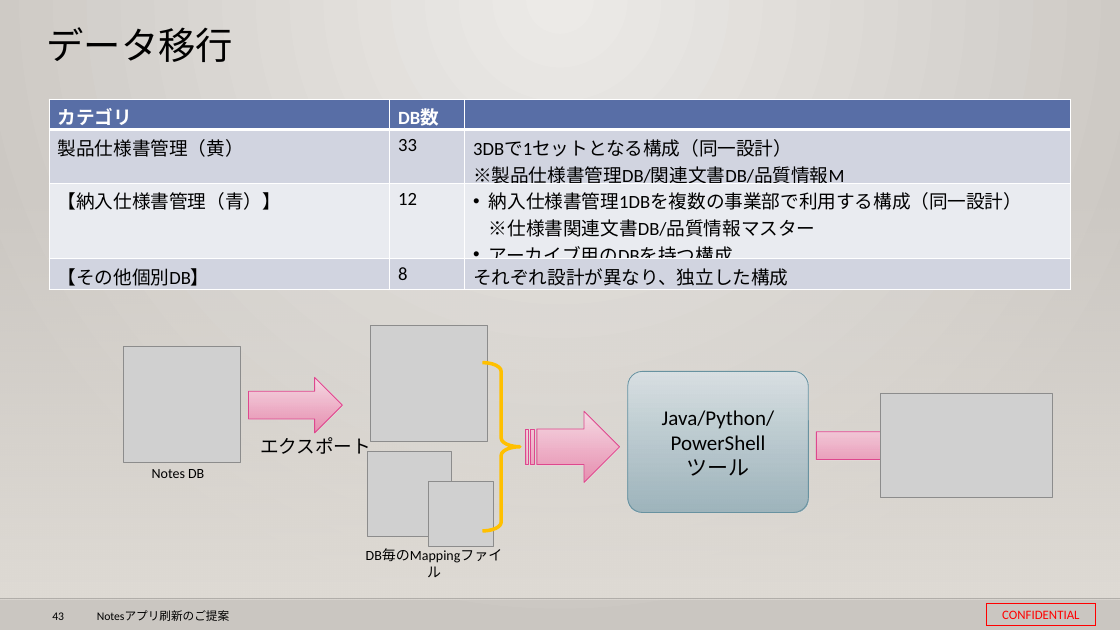
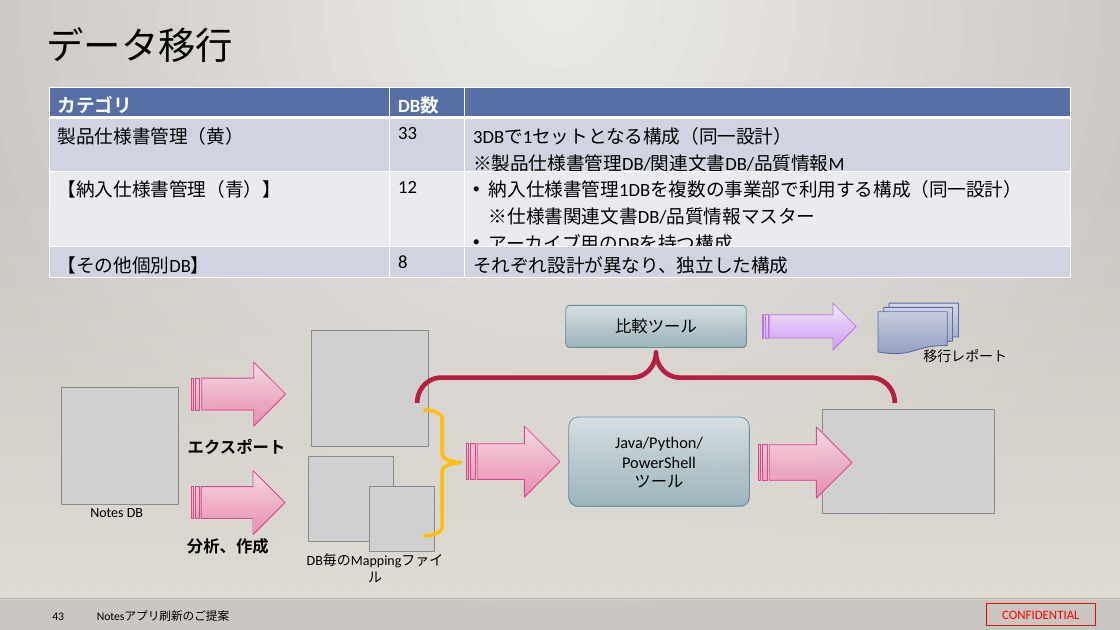
Before and after one commit to 0494938/Notes--CMS-Online, a slide deck: slide 43 of Notesアプリ刷新プロジェクト提案見積もり.pptx. Drawn at 1120x630 pixels with LibreOffice and Linux fonts; fonts in the diff are those of the drawing; grey boxes stand for pictures; background and template pictures are left out. Boxes give left, top, right and bottom in pixels: in the first picture for what was removed or moved away, otherwise in the second. Text is boxed around its words. In the diff, an @@ line names an element or a change of style, - is before the commit and + after.

```diff
--- a/Notesアプリ刷新プロジェクト提案見積もり.pptx
+++ b/Notesアプリ刷新プロジェクト提案見積もり.pptx
@@ table: place and size @@
-table at [50,99,1070,294]
+table at [50,87,1070,282]
@@ rounded rectangle added at [565,306,746,348], fill gradient #D9E1E4 to #9AB2BC, outline #6892A0 0.75 pt, 14 pt, text #000000 @@
+比較ツール
@@ striped right arrow added at [763,303,857,350], fill gradient #F4EAFD to #CE9CF7, outline #BC72F0 0.75 pt @@
@@ flow chart multidocument added at [878,303,959,354], fill gradient #D6D9E5 to #929DC0, outline #586EA6 0.75 pt @@
@@ right brace added at [417,352,895,403], outline #B71E42 4 pt @@
@@ text added at [923,348,1007,362], 12 pt, text #000000 @@
+移行レポート
@@ picture: place and size @@
-picture at [124,346,240,463]
+picture at [61,388,178,505]
@@ striped right arrow added at [192,362,286,426], fill gradient #F7DCE5 to #EA8AAE, outline #DE478E 0.75 pt @@
@@ right arrow removed at [249,377,343,433] @@
@@ right brace: place and size @@
-right brace at [482,363,520,531]
+right brace at [423,410,461,536]
@@ right brace at [423,410,461,536]: proportions changed @@
@@ rounded rectangle "Java/Python/PowerShell": place and size @@
-rounded rectangle "Java/Python/PowerShell" at [628,371,808,513]
+rounded rectangle "Java/Python/PowerShell" at [569,417,749,506]
@@ rounded rectangle "Java/Python/PowerShell" at [569,417,749,506]: size 18 to 14 pt @@
@@ right arrow removed at [817,418,911,473] @@
@@ picture: place and size @@
-picture at [881,394,1053,497]
+picture at [823,410,995,513]
@@ text "エクスポート": place and size @@
-text "エクスポート" at [260,434,371,459]
+text "エクスポート" at [188,439,286,454]
@@ text "エクスポート" at [188,439,286,454]: size 16 to 14 pt, bold on @@
@@ striped right arrow: place and size @@
-striped right arrow at [526,412,620,483]
+striped right arrow at [466,426,560,497]
@@ striped right arrow added at [759,427,853,498], fill gradient #F7DCE5 to #EA8AAE, outline #DE478E 0.75 pt @@
@@ striped right arrow added at [192,471,286,534], fill gradient #F7DCE5 to #EA8AAE, outline #DE478E 0.75 pt @@
@@ text "Notes DB": place and size @@
-text "Notes DB" at [152,469,204,478]
+text "Notes DB" at [90,508,143,517]
@@ text "Notes DB" at [90,508,143,517]: alignment left to centre @@
@@ text added at [187,538,269,554], 14 pt, text #000000, bold @@
+分析、作成
@@ 3 pictures, 1 text: place and size @@
-3 pictures, 1 text at [350,325,518,568]
+3 pictures, 1 text at [292,330,459,573]
```
Also in this commit, not shown: 1 other slide changed, 1 other file.
